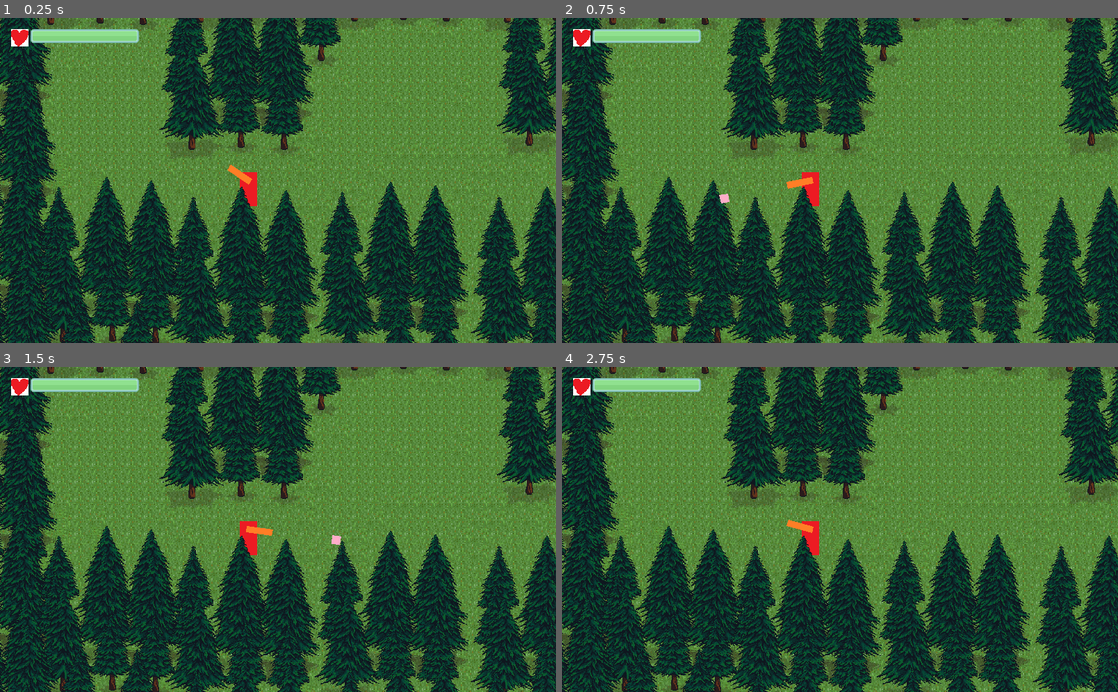
Above: before the commit, frames 1-4 (two rows, left to right).
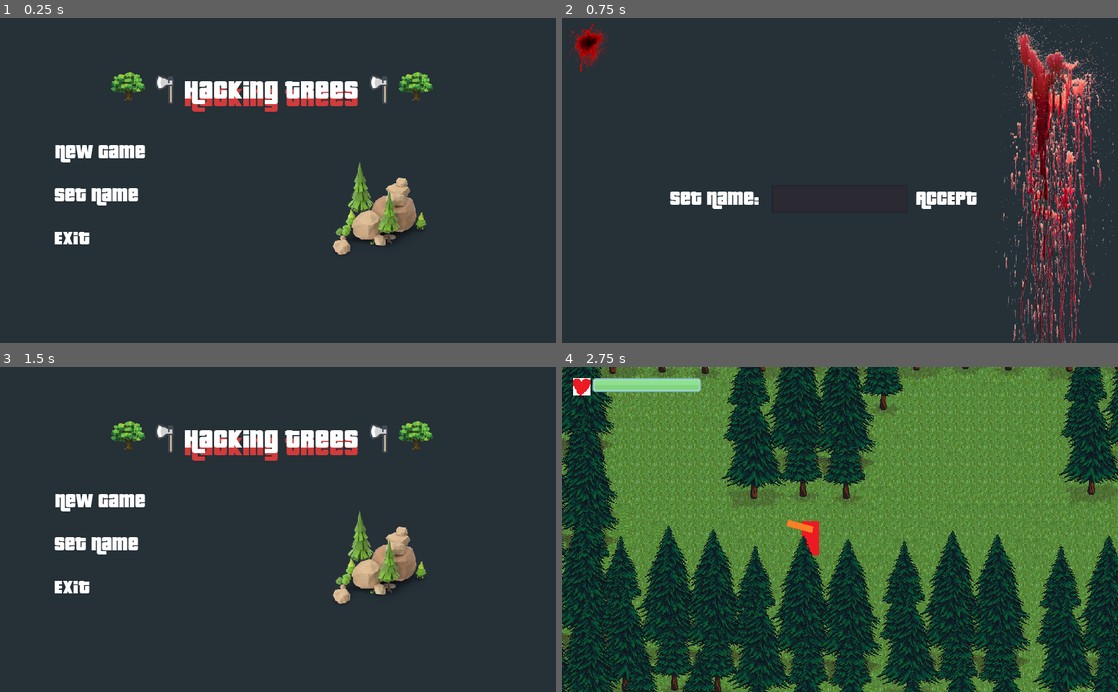
Above: after the commit, the same moments.

Repository: TeamQuest/ChristmasTree
Game: Godot game, scene res://menu/scenes/menu.tscn
Same seed, same stepped clock (60 frames per second), same inputs: the game is played once before the commit and once after it. Before the commit the project starts from res://maps/Level1.tscn.
Inputs (mouse positions are in pixels of both pictures, inside the frame that each line leads up to):
- Up to frame 1 (0.25 s): no input
- Up to frame 2 (0.75 s): click (723, 200) at 0.5 s, where only the run after the commit has a clickable "Set Name"
- Up to frame 3 (1.5 s): click (394, 549) at 1.25 s, where only the run after the commit has a clickable "ACCEPT"
- Up to frame 4 (2.75 s): click (723, 503) at 2 s, where only the run after the commit has a clickable "New Game"

The runs differ from the first frame. In frame 1, 99% of the frame differs, in the area x 0-100%, y 0-100%; in frame 2, 100%; in frame 3, 99%; in frame 4, nothing differs.

Commit message:
improve menu && added HUD char name

Diff:
--- a/UI/HUD.gd
+++ b/UI/HUD.gd
@@ -1,4 +1,9 @@
 extends CanvasLayer
+
 
 func update_healthbar(value):
 	$Margin/Container/HealthBar.value = value
+
+
+func _ready():
+	$Margin/Container/CharacterName.text = get_node("/root/globals").player_name
--- a/UI/HUD.tscn
+++ b/UI/HUD.tscn
@@ -1,9 +1,14 @@
-[gd_scene load_steps=5 format=2]
+[gd_scene load_steps=7 format=2]
 
 [ext_resource path="res://UI/HUD.gd" type="Script" id=1]
 [ext_resource path="res://images/heart.png" type="Texture" id=2]
 [ext_resource path="res://images/UI/glassPanel_200.png" type="Texture" id=3]
 [ext_resource path="res://images/UI/barHorizontal_green_mid 200.png" type="Texture" id=4]
+[ext_resource path="res://menu/fonts/pricedow.ttf" type="DynamicFontData" id=5]
+
+[sub_resource type="DynamicFont" id=1]
+size = 30
+font_data = ExtResource( 5 )
 
 [node name="HUD" type="CanvasLayer"]
 script = ExtResource( 1 )
@@ -34,3 +39,11 @@
 value = 75.0
 texture_over = ExtResource( 3 )
 texture_progress = ExtResource( 4 )
+
+[node name="CharacterName" type="Label" parent="Margin/Container"]
+margin_left = 240.0
+margin_right = 420.0
+margin_bottom = 560.0
+size_flags_vertical = 1
+custom_fonts/font = SubResource( 1 )
+text = "character_name"
--- /dev/null
+++ b/globals.gd
@@ -0,0 +1,5 @@
+extends Node
+
+
+#global variables
+var player_name = "no_name"
--- /dev/null
+++ b/menu/scenes/SetName.gd
@@ -0,0 +1,19 @@
+extends Control
+
+# Declare member variables here. Examples:
+# var a = 2
+# var b = "text"
+
+# Called when the node enters the scene tree for the first time.
+func _ready():
+	pass # Replace with function body.
+
+# Called every frame. 'delta' is the elapsed time since the previous frame.
+#func _process(delta):
+#	pass
+
+
+func _on_Button_pressed():
+	var got_name_from_text_edit = $HBoxContainer/TextEdit.text;
+	get_node("/root/globals").player_name = got_name_from_text_edit;
+	get_tree().change_scene("res://menu/scenes/menu.tscn")
--- a/menu/scenes/menu.tscn
+++ b/menu/scenes/menu.tscn
@@ -1,21 +1,26 @@
-[gd_scene load_steps=8 format=2]
+[gd_scene load_steps=10 format=2]
 
 [ext_resource path="res://menu/scenes/scripts/TitleScreen.gd" type="Script" id=1]
-[ext_resource path="res://menu/menu_images/axe.png" type="Texture" id=2]
-[ext_resource path="res://menu/fonts/pricedow.ttf" type="DynamicFontData" id=3]
-[ext_resource path="res://menu/menu_images/tree_logo.png" type="Texture" id=4]
+[ext_resource path="res://menu/menu_images/tree_64x64.png" type="Texture" id=2]
+[ext_resource path="res://menu/menu_images/axe.png" type="Texture" id=3]
+[ext_resource path="res://menu/fonts/pricedow.ttf" type="DynamicFontData" id=4]
+[ext_resource path="res://menu/menu_images/tree_logo.png" type="Texture" id=5]
+
+[sub_resource type="DynamicFont" id=4]
+size = 64
+font_data = ExtResource( 4 )
 
 [sub_resource type="DynamicFont" id=1]
 size = 48
-font_data = ExtResource( 3 )
+font_data = ExtResource( 4 )
 
 [sub_resource type="DynamicFont" id=2]
 size = 48
-font_data = ExtResource( 3 )
+font_data = ExtResource( 4 )
 
 [sub_resource type="DynamicFont" id=3]
 size = 48
-font_data = ExtResource( 3 )
+font_data = ExtResource( 4 )
 
 [node name="menu" type="Node2D"]
 
@@ -30,11 +35,46 @@
 margin_right = 900.0
 margin_bottom = 500.0
 
-[node name="Logo" type="TextureRect" parent="TitleScreen/Menu"]
+[node name="HBoxContainer" type="HBoxContainer" parent="TitleScreen/Menu"]
 margin_right = 800.0
 margin_bottom = 64.0
+alignment = 1
+
+[node name="TextureRect" type="TextureRect" parent="TitleScreen/Menu/HBoxContainer"]
+margin_left = 108.0
+margin_right = 172.0
+margin_bottom = 64.0
 texture = ExtResource( 2 )
+
+[node name="Logo" type="TextureRect" parent="TitleScreen/Menu/HBoxContainer"]
+margin_left = 176.0
+margin_right = 240.0
+margin_bottom = 64.0
+texture = ExtResource( 3 )
 stretch_mode = 4
+
+[node name="Label" type="Label" parent="TitleScreen/Menu/HBoxContainer"]
+margin_left = 244.0
+margin_top = 1.0
+margin_right = 556.0
+margin_bottom = 63.0
+custom_fonts/font = SubResource( 4 )
+custom_colors/font_color_shadow = Color( 0.827451, 0.235294, 0.235294, 1 )
+custom_constants/shadow_offset_x = 0
+custom_constants/shadow_offset_y = 15
+text = "Hacking Trees"
+
+[node name="TextureRect2" type="TextureRect" parent="TitleScreen/Menu/HBoxContainer"]
+margin_left = 560.0
+margin_right = 624.0
+margin_bottom = 64.0
+texture = ExtResource( 3 )
+
+[node name="TextureRect3" type="TextureRect" parent="TitleScreen/Menu/HBoxContainer"]
+margin_left = 628.0
+margin_right = 692.0
+margin_bottom = 64.0
+texture = ExtResource( 2 )
 
 [node name="CenterRow" type="HBoxContainer" parent="TitleScreen/Menu"]
 margin_top = 68.0
@@ -72,8 +112,8 @@
 flat = true
 
 [node name="Label" type="Label" parent="TitleScreen/Menu/CenterRow/Buttons/Button"]
-margin_right = 40.0
-margin_bottom = 14.0
+margin_right = 160.0
+margin_bottom = 46.0
 custom_fonts/font = SubResource( 2 )
 text = "Set Name"
 
@@ -102,6 +142,7 @@
 margin_top = 16.0
 margin_right = 349.0
 margin_bottom = 316.0
-texture = ExtResource( 4 )
+texture = ExtResource( 5 )
 [connection signal="pressed" from="TitleScreen/Menu/CenterRow/Buttons/NewGame" to="TitleScreen" method="_on_NewGame_pressed"]
+[connection signal="pressed" from="TitleScreen/Menu/CenterRow/Buttons/Button" to="TitleScreen" method="_on_Button_pressed"]
 [connection signal="pressed" from="TitleScreen/Menu/CenterRow/Buttons/Exit" to="TitleScreen" method="_on_Exit_pressed"]
--- a/menu/scenes/scripts/TitleScreen.gd
+++ b/menu/scenes/scripts/TitleScreen.gd
@@ -1,16 +1,8 @@
 extends Control
 
-# Declare member variables here. Examples:
-# var a = 2
-# var b = "text"
 
-# Called when the node enters the scene tree for the first time.
 func _ready():
 	pass # Replace with function body.
-
-# Called every frame. 'delta' is the elapsed time since the previous frame.
-#func _process(delta):
-#	pass
 
 
 func _on_NewGame_pressed():
@@ -19,3 +11,7 @@
 
 func _on_Exit_pressed():
 	get_tree().quit()
+
+
+func _on_Button_pressed():
+	get_tree().change_scene("res://menu/scenes/SetName.tscn")
--- /dev/null
+++ b/menu/scenes/setName.tscn
@@ -0,0 +1,76 @@
+[gd_scene load_steps=8 format=2]
+
+[ext_resource path="res://menu/scenes/SetName.gd" type="Script" id=1]
+[ext_resource path="res://menu/fonts/pricedow.ttf" type="DynamicFontData" id=2]
+[ext_resource path="res://menu/menu_images/blood.png" type="Texture" id=3]
+[ext_resource path="res://menu/menu_images/blood_2.png" type="Texture" id=4]
+
+[sub_resource type="DynamicFont" id=1]
+size = 48
+font_data = ExtResource( 2 )
+
+[sub_resource type="DynamicFont" id=2]
+size = 48
+font_data = ExtResource( 2 )
+
+[sub_resource type="DynamicFont" id=3]
+size = 48
+font_data = ExtResource( 2 )
+
+[node name="setName" type="Node2D"]
+
+[node name="Control" type="Control" parent="."]
+margin_right = 1024.0
+margin_bottom = 601.0
+script = ExtResource( 1 )
+
+[node name="HBoxContainer" type="HBoxContainer" parent="Control"]
+margin_left = 199.0
+margin_top = 309.0
+margin_right = 818.0
+margin_bottom = 359.0
+
+[node name="Label" type="Label" parent="Control/HBoxContainer"]
+margin_top = 2.0
+margin_right = 188.0
+margin_bottom = 48.0
+custom_fonts/font = SubResource( 1 )
+text = "Set Name:  "
+
+[node name="TextEdit" type="TextEdit" parent="Control/HBoxContainer"]
+margin_left = 192.0
+margin_right = 442.0
+margin_bottom = 50.0
+rect_min_size = Vector2( 250, 50 )
+custom_fonts/font = SubResource( 2 )
+
+[node name="Button" type="Button" parent="Control/HBoxContainer"]
+margin_left = 446.0
+margin_right = 619.0
+margin_bottom = 50.0
+size_flags_horizontal = 3
+flat = true
+
+[node name="Label" type="Label" parent="Control/HBoxContainer/Button"]
+margin_left = 1.43195
+margin_top = 1.43198
+margin_right = 136.432
+margin_bottom = 47.432
+custom_fonts/font = SubResource( 3 )
+text = " ACCEPT "
+
+[node name="TextureRect" type="TextureRect" parent="Control"]
+margin_left = -1.00339
+margin_top = 3.86736
+margin_right = 105.997
+margin_bottom = 110.867
+texture = ExtResource( 3 )
+
+[node name="TextureRect2" type="TextureRect" parent="Control"]
+margin_left = 751.415
+margin_top = -21.4082
+margin_right = 1051.41
+margin_bottom = 648.592
+texture = ExtResource( 4 )
+stretch_mode = 1
+[connection signal="pressed" from="Control/HBoxContainer/Button" to="Control" method="_on_Button_pressed"]
--- a/project.godot
+++ b/project.godot
@@ -16,8 +16,12 @@
 [application]
 
 config/name="christmasTree"
-run/main_scene="res://maps/Level1.tscn"
+run/main_scene="res://menu/scenes/menu.tscn"
 config/icon="res://icon.png"
+
+[autoload]
+
+globals="*res://globals.gd"
 
 [display]
 
@@ -85,4 +89,5 @@
 [rendering]
 
 quality/2d/use_pixel_snap=true
+environment/default_clear_color=Color( 0.14902, 0.192157, 0.219608, 1 )
 environment/default_environment="res://default_env.tres"
Binary file added: menu/menu_images/blood.png
Not shown, added: menu/menu_images/blood.png.import
Binary file added: menu/menu_images/blood_2.png
Not shown, added: menu/menu_images/blood_2.png.import
Binary file added: menu/menu_images/tree_64x64.png
Not shown, added: menu/menu_images/tree_64x64.png.import
